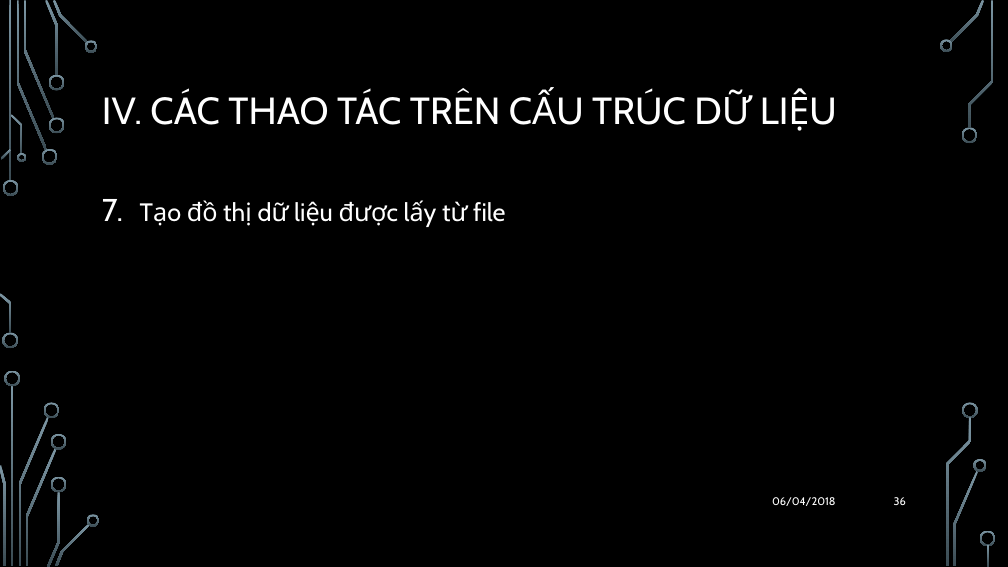
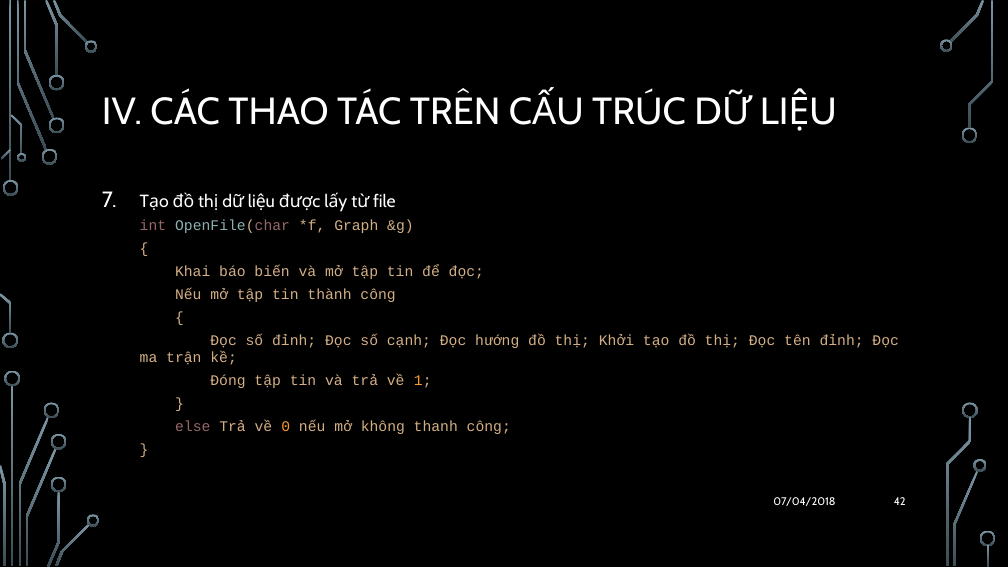
Before and after one commit to quocthang0507/CTDL-TG2, a slide deck: slide 42 of BaoCao/ThuyetTrinh.pptx (slide 36 before the commit). Drawn at 1008x567 pixels with LibreOffice and Linux fonts; fonts in the diff are those of the drawing; background and template pictures are left out. Boxes give left, top, right and bottom in pixels: in the first picture for what was removed or moved away, otherwise in the second. Text is boxed around its words. In the diff, an @@ line names an element or a change of style, - is before the commit and + after.

```diff
--- a/BaoCao/ThuyetTrinh.pptx
+++ b/BaoCao/ThuyetTrinh.pptx
@@ text at (x1=173, y1=192, x2=396, y2=208): size 24 to 16.8 pt in "Tạo đồ thị dữ liệu được lấy ..."; line spacing 1.2 to 1 @@
@@ text at (x1=140, y1=220, x2=898, y2=434): paragraphs added @@
+  int OpenFile(char *f, Graph &g)
+  {
+  Khai báo biến và mở tập tin để đọc;
+  Nếu mở tập tin thành công
+  {
+  Đọc số đỉnh; Đọc số cạnh; Đọc hướng đồ thị; Khởi tạo đồ thị; Đọc tên đỉnh; Đọc ma trận kề;
+  Đóng tập tin và trả về 1;
+  }
+  else Trả về 0 nếu mở không thanh công;
+  }
@@ text at (x1=773, y1=497, x2=835, y2=506): text changed @@
-06/04/2018
+07/04/2018
@@ page number at (x1=894, y1=497, x2=906, y2=505): text changed @@
-36
+42
```
Also in this commit, not shown: 44 other slides changed, 9 slides added, 3 other files.
